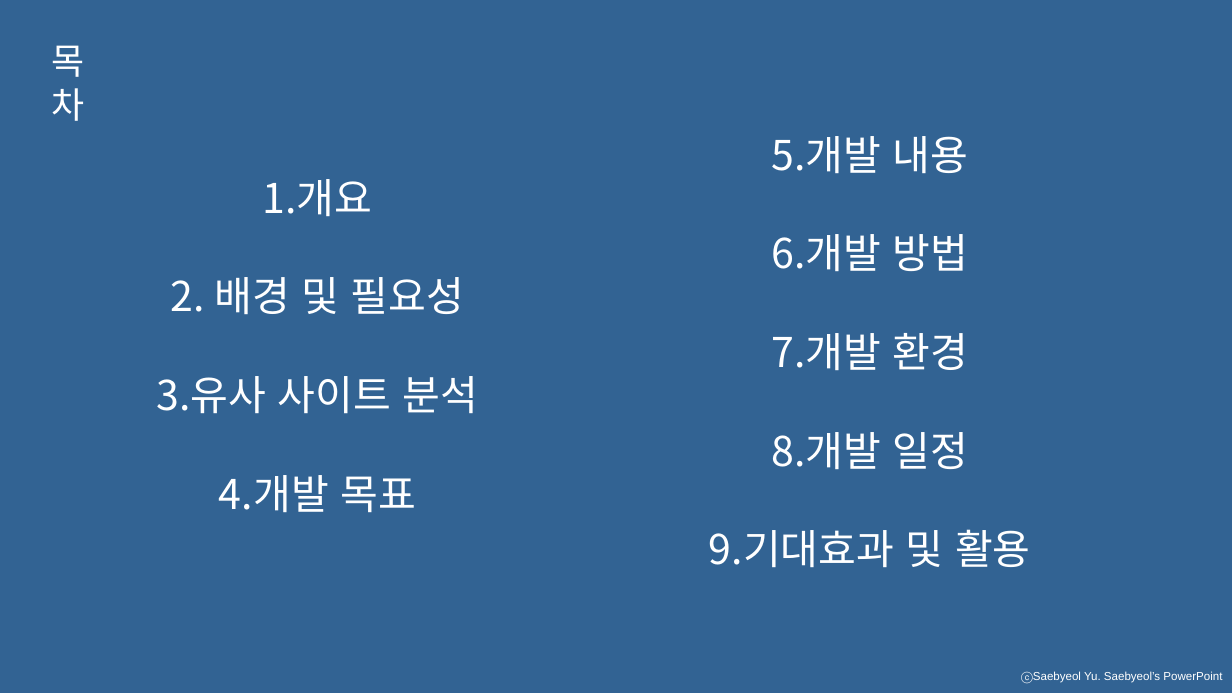
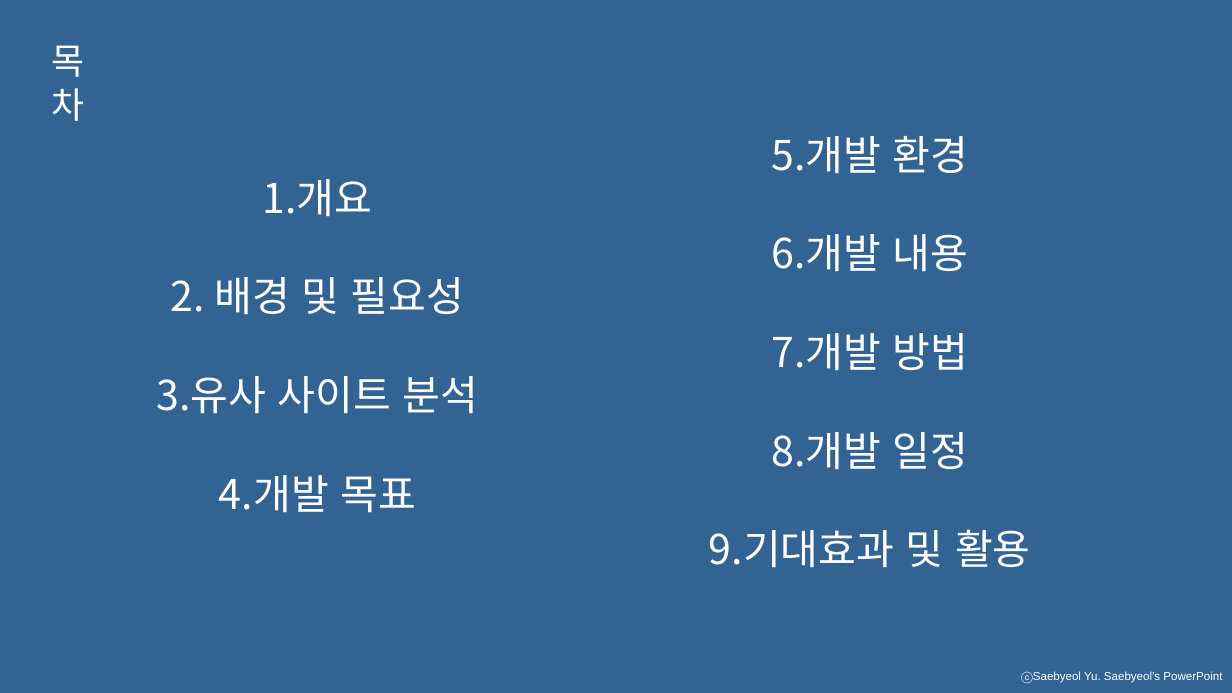
Before and after one commit to developerYHLee/University_Homework, a slide deck: slide 2 of 기말과제.pptx. Drawn at 1232x693 pixels with LibreOffice and Linux fonts; fonts in the diff are those of the drawing. Boxes give left, top, right and bottom in pixels: in the first picture for what was removed or moved away, otherwise in the second. Text is boxed around its words. In the diff, an @@ line names an element or a change of style, - is before the commit and + after.

```diff
--- a/기말과제.pptx
+++ b/기말과제.pptx
@@ text at (771,136,969,371): text changed @@
-5.개발 내용
-6.개발 방법
-7.개발 환경
+5.개발 환경
+6.개발 내용
+7.개발 방법
```
